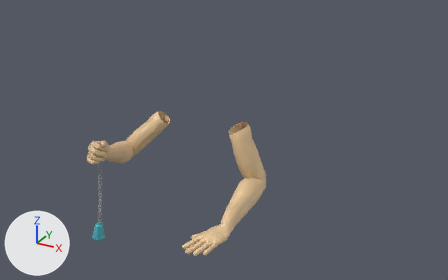
Renders of the Blender file Blender/Jakub/FPS_arms_2.0.blend from each side of a commit.
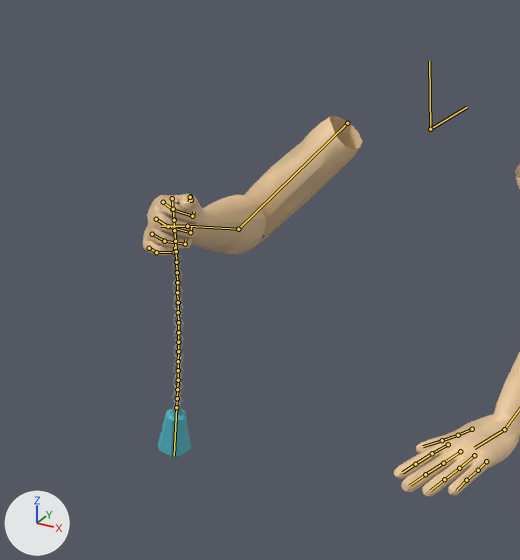
Old and new are each drawn whole from a camera (50 mm lens) standing at (2.58, -4.2, 1.93) and looking at (0.34, -0.13, -0.1) and again close up on the part from 7% to 51% of the width and 24% to 100% of the height. The lights are fixed; the arrows at lower left show +X, +Y and +Z. Both versions are drawn at frame 40 of the action 'FP_attack'; the numbers are the values there. The bones that bend it are drawn over the model as lines in the close-ups.

In view in the first close-up: 'FPS_arms_apply', 'FPS_arms_apply.001'.
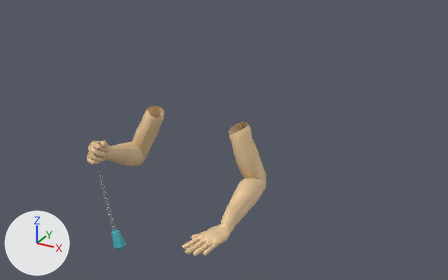
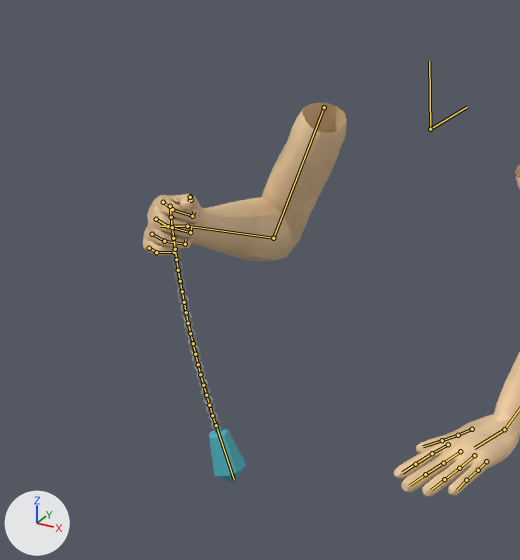
What the commit changed:
Bone 'Bicep_ctrl_R' (bone_bicep_ctrl_r) moves from (0.137, 0.013, -0.101) to (0.0, 0.0, 0.0).
Bone 'Bone' (bone_bone) moves from (-0.719, 0.068, 0.481) to (-0.719, 0.096, 0.492).
Bone 'Bone' (bone_bone) turns from (0, 0, 0) to (-1, 0, 0) degrees about its own x, y and z.

Location of each change, (x1, y1, x2, y2) in pixels of the close-ups (520 x 560 px):
'FPS_arms_apply', posed: before (143, 116, 520, 497); after (143, 103, 520, 497)
'FPS_arms_apply.001', posed (126% wider): before (158, 199, 191, 458); after (170, 216, 246, 483)
bone 'Bone', root to tip: before (172, 198) to (173, 209); after (170, 206) to (171, 217)
